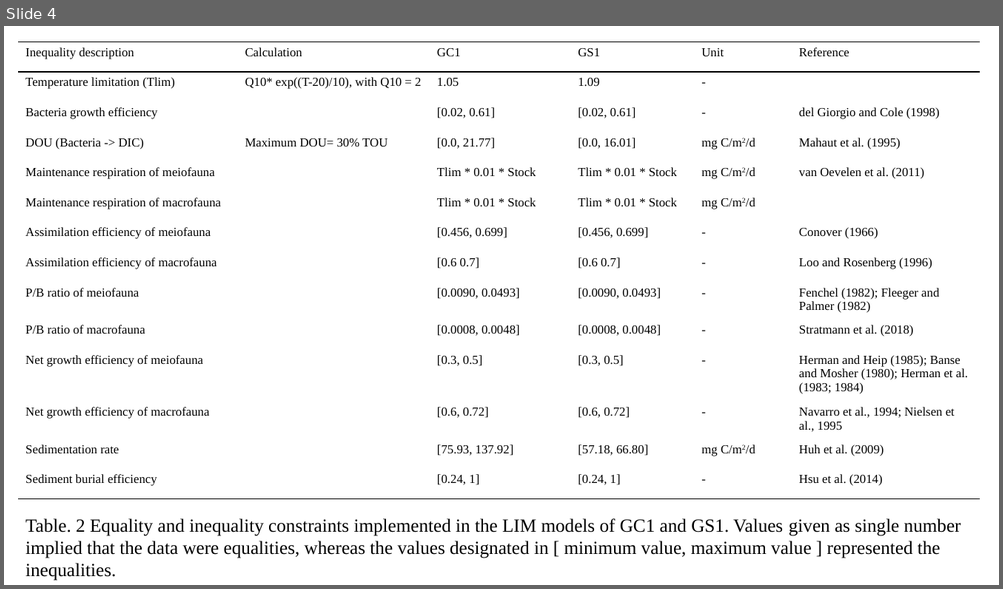
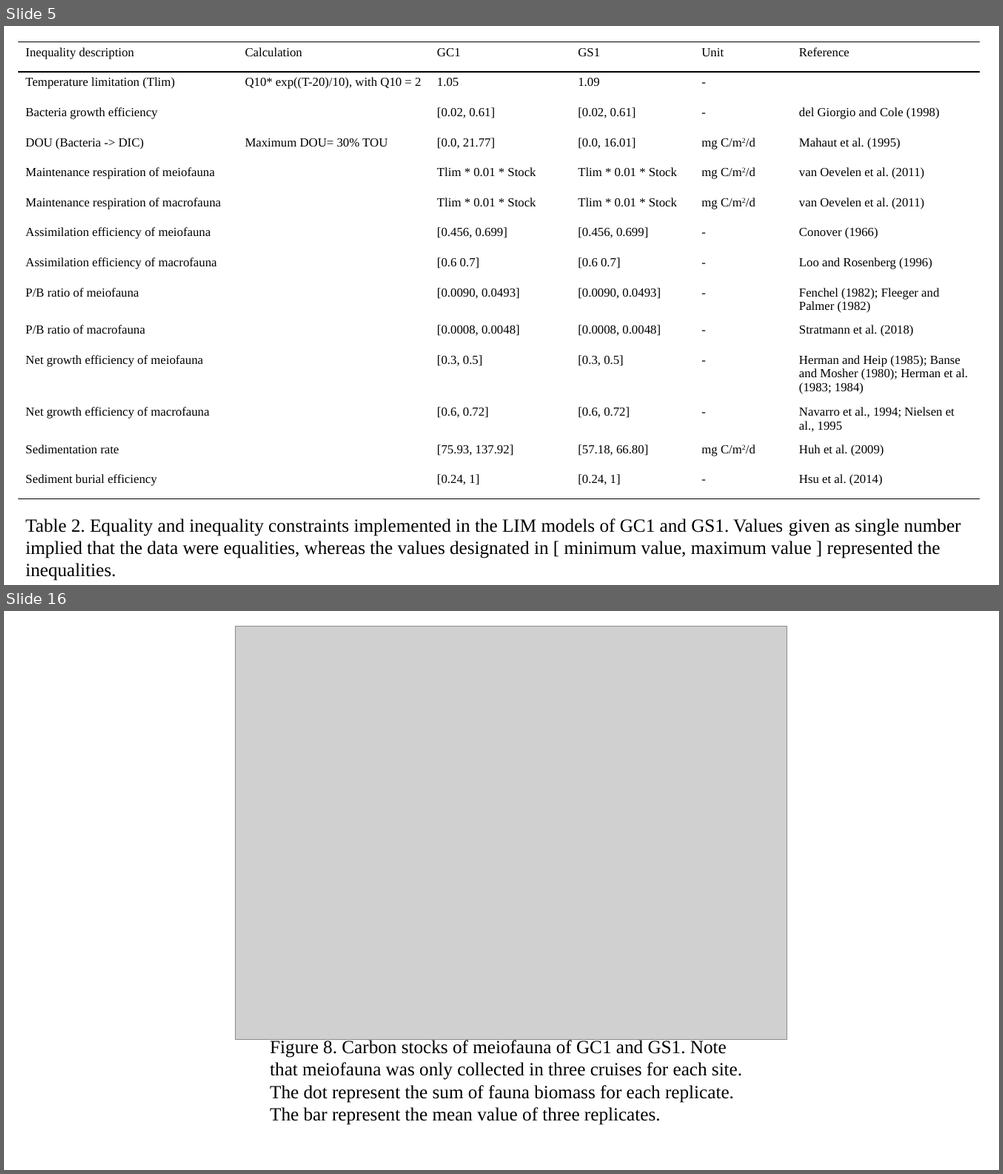
Before and after one commit to chueh1115/GPSC_data, a slide deck: context/thesis_fig.pptx. Shown one above the other, each under a label of ours: slide 4 before the commit, slides 5 and 16 after it; the slides between them are not shown. The pictures are 1003x589 and 1003x1174 pixels, drawn with LibreOffice and Linux fonts; fonts in the diff are those of the drawing; grey boxes stand for pictures. Boxes give left, top, right and bottom in pixels: in the first picture for what was removed or moved away, otherwise in the second. Text is boxed around its words. In the diff, an @@ line names an element or a change of style, - is before the commit and + after.

```diff
--- a/context/thesis_fig.pptx
+++ b/context/thesis_fig.pptx
@@ slide 16 added at box(4, 611, 999, 1170), background #FFFFFF @@
@@ picture added at box(236, 626, 787, 1039) @@
@@ text added at box(270, 1039, 742, 1125), 18 pt, text #000000 @@
+Figure 8. Carbon stocks of meiofauna of GC1 and GS1. Note that meiofauna was only collected in three cruises for each site. The dot represent the sum of fauna biomass for each replicate. The bar represent the mean value of three replicates.
@@ what was slide 4 is now slide 5 @@
@@ slide 5 changed as well @@
@@ table at box(18, 42, 980, 499) @@
-row 6, column 6: 
+row 6, column 6: van Oevelen et al. (2011)
@@ text at box(25, 519, 961, 581): text changed @@
-Table. 2 Equality and inequality constraints implemented in the LIM models of GC1 and GS1. Values given as single number implied that the data were equalities, whereas the values designated in [ minimum value, maximum value ] represented the inequalities.
+Table 2. Equality and inequality constraints implemented in the LIM models of GC1 and GS1. Values given as single number implied that the data were equalities, whereas the values designated in [ minimum value, maximum value ] represented the inequalities.
```
Also in this commit, not shown: 16 other slides changed, 13 other slides added, 13 slides removed.
